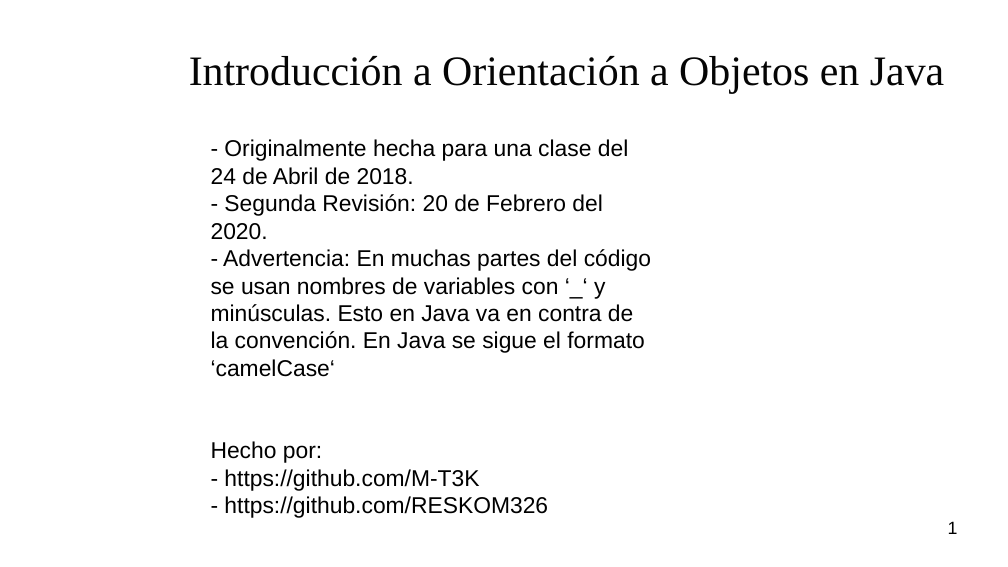
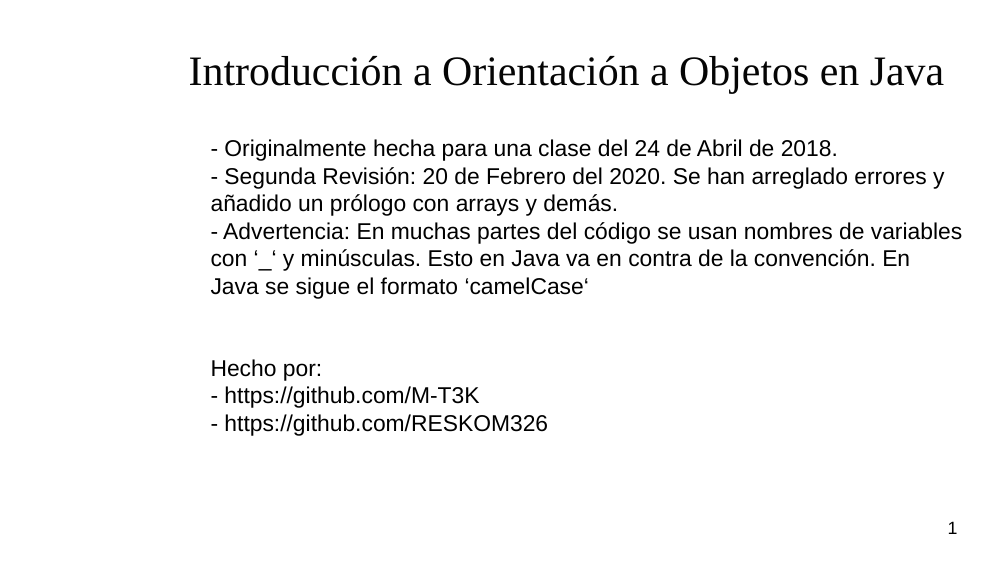
Before and after one commit to M-T3K/UPM, a slide deck: slide 1 of Clases de Apoyo/Objetos - 24Abril2018/Objetos.odp. Drawn at 1008x567 pixels with LibreOffice and Linux fonts; fonts in the diff are those of the drawing; background and template pictures are left out. Boxes give left, top, right and bottom in pixels: in the first picture for what was removed or moved away, otherwise in the second. Text is boxed around its words. In the diff, an @@ line names an element or a change of style, - is before the commit and + after.

Commit message:
Updated w/ Arrays & Ptrs

```diff
--- a/Clases de Apoyo/Objetos - 24Abril2018/Objetos.odp
+++ b/Clases de Apoyo/Objetos - 24Abril2018/Objetos.odp
@@ text at box(211, 167, 944, 216): text changed @@
-- Segunda Revisión: 20 de Febrero del 2020.
+- Segunda Revisión: 20 de Febrero del 2020. Se han arreglado errores y añadido un prólogo con arrays y demás.
```
Also in this commit, not shown: 42 other slides changed, 3 slides added, 2 other files.
